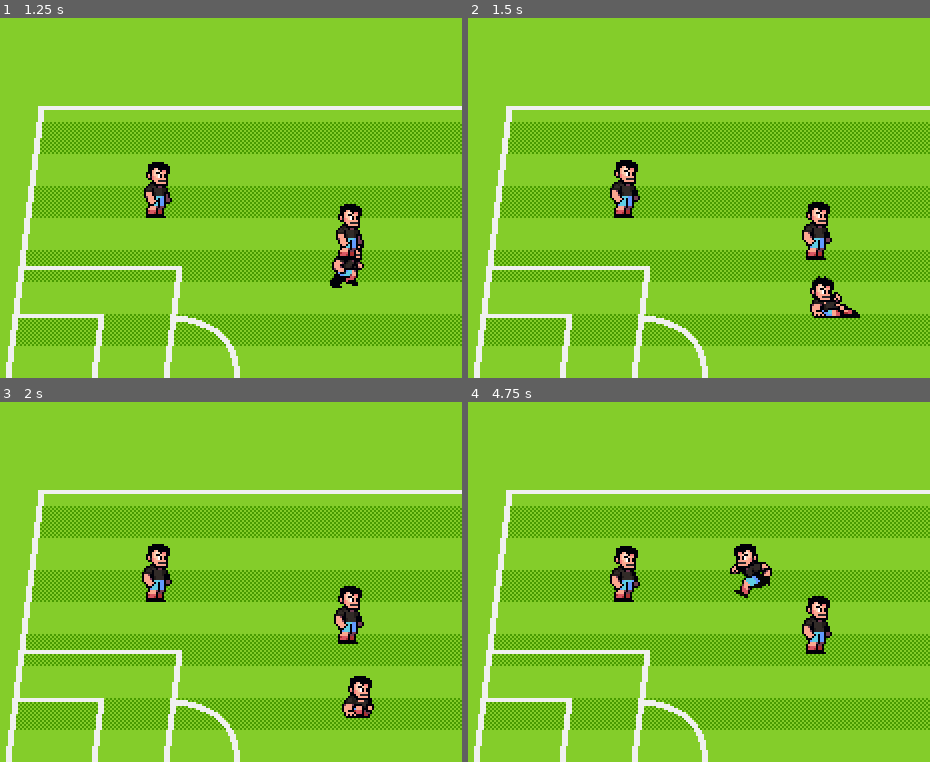
Above: before the commit, frames 1-4 (two rows, left to right).
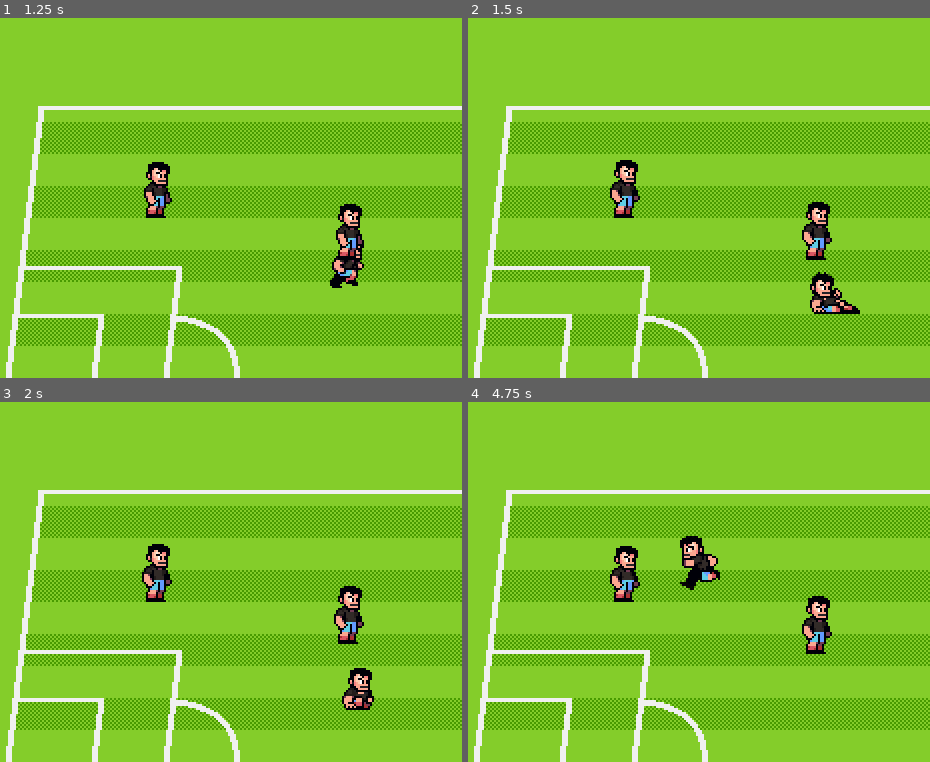
Above: after the commit, the same moments.

Repository: NeutronLc/soccer-match
Game: Godot game, scene res://scenes/world.tscn
Same seed, same stepped clock (60 frames per second), same inputs: the game is played once before the commit and once after it.
Inputs:
- Up to frame 1 (1.25 s): hold Right (p1_right) from 0.53 s (still down); tap [ (p1_pass) at 0.6 s
- Up to frame 2 (1.5 s): release Right (p1_right) at 1.28 s; hold Down (p1_down) from 1.28 s (still down); tap ] (p1_shoot) at 1.35 s
- Up to frame 3 (2 s): keep holding Down (p1_down)
- Up to frame 4 (4.75 s): release Down (p1_down) at 2.03 s; hold Right (p1_right) 2.03-2.78 s; tap one key every 0.75 s from 2.1 s: S (p2_down) A (p2_left) F (p2_pass) D (p2_right); hold Up (p1_up) 2.78-3.53 s; hold Left (p1_left) from 3.53 s (still down)

Frame 1 is identical in both runs. In frame 2, 0.6% of the frame differs, in the area x 74-85%, y 70-84%; in frame 3, 0.6%; in frame 4, 1.6%, in the area x 45-66%, y 37-55%.

Commit message:
added friction when tackling

Diff:
--- a/scenes/characters/character_states/player_state_tackling.gd
+++ b/scenes/characters/character_states/player_state_tackling.gd
@@ -6,23 +6,19 @@
 
 var is_tackle_complete := false
 var time_finish_tackle := Time.get_ticks_msec()
-var time_start_tackle := Time.get_ticks_msec()
 
 func _enter_tree() -> void:
 	animation_player.play("tackle")
 	#tackle_damage_emitter_area.monitoring = true
-	time_start_tackle = Time.get_ticks_msec()
 
-func _process(_delta: float) -> void:
-	if Time.get_ticks_msec() - time_start_tackle > DURATION_PRIOR_RECOVERY:
+func _process(delta: float) -> void:
+	if not is_tackle_complete:
+		player.velocity = player.velocity.move_toward(Vector2.ZERO, delta * GROUND_FRICTION)
+		if player.velocity == Vector2.ZERO:
+			is_tackle_complete = true
+			time_finish_tackle = Time.get_ticks_msec()
+	elif Time.get_ticks_msec() - time_finish_tackle > DURATION_PRIOR_RECOVERY:
 		state_transition_requested.emit(Player.State.RECOVERING)
-	#if not is_tackle_complete:
-		#player.velocity = player.velocity.move_toward(Vector2.ZERO, delta * GROUND_FRICTION)
-		#if player.velocity == Vector2.ZERO:
-			#is_tackle_complete = true
-			#time_finish_tackle = Time.get_ticks_msec()
-	#elif Time.get_ticks_msec() - time_finish_tackle > DURATION_PRIOR_RECOVERY:
-		#transition_state(Player.State.RECOVERING)
 
 #func _exit_tree() -> void:
 	#tackle_damage_emitter_area.monitoring = false
